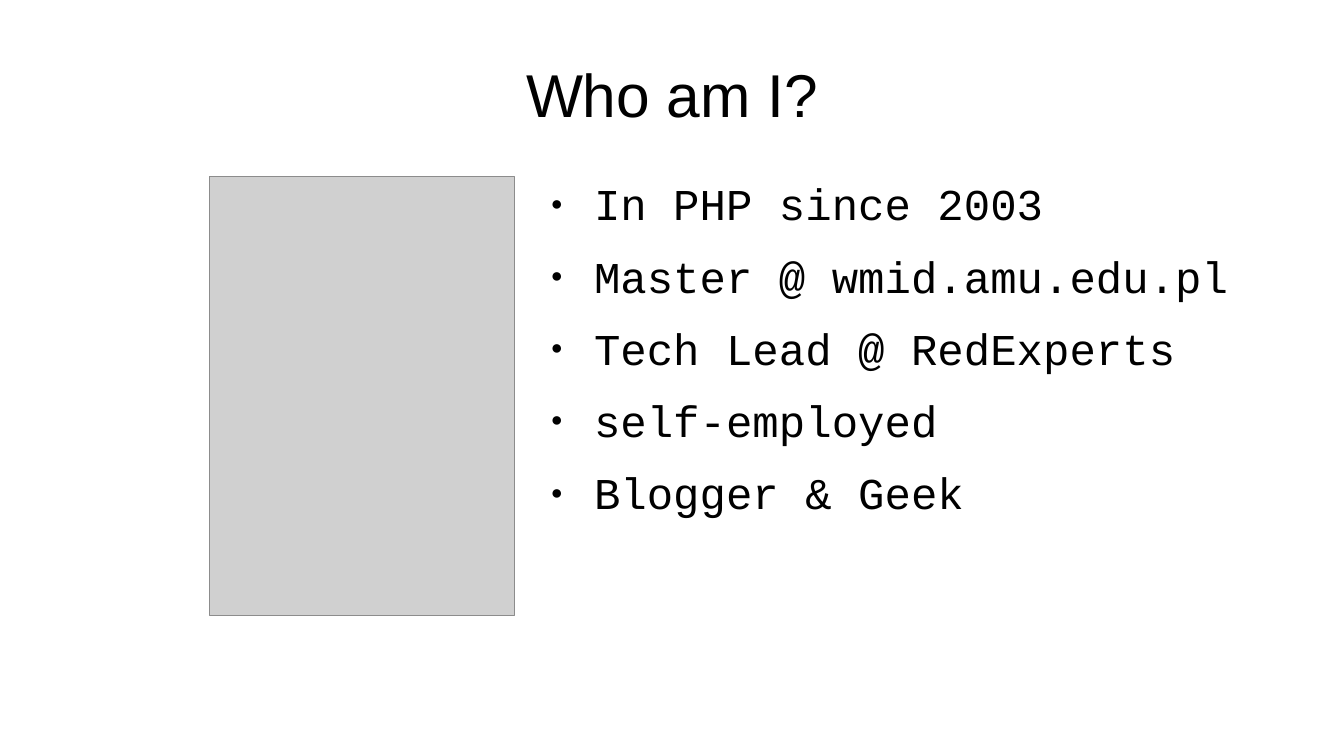
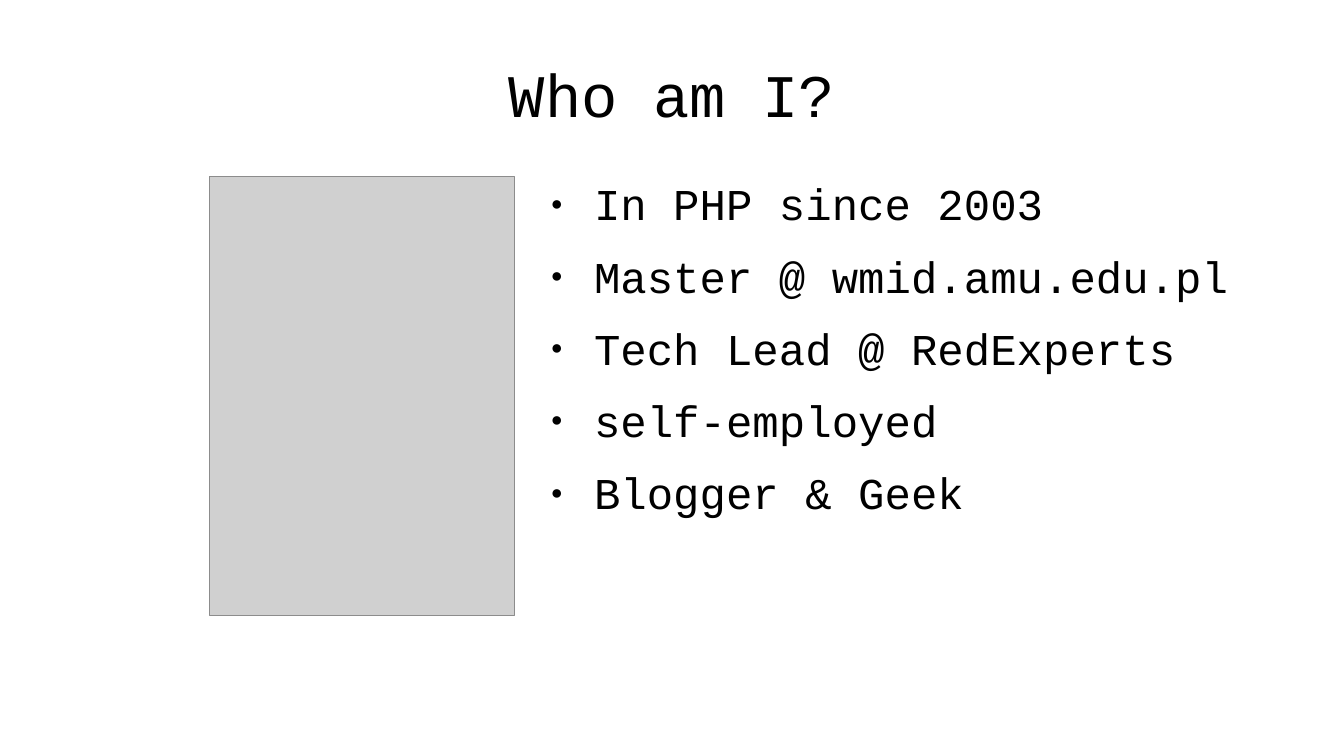
Before and after one commit to emgiezet/meetphp-8, a slide deck: slide 2 of presentation/presentation.odp. Drawn at 1344x756 pixels with LibreOffice and Linux fonts; fonts in the diff are those of the drawing; grey boxes stand for pictures; background and template pictures are left out. Boxes give left, top, right and bottom in pixels: in the first picture for what was removed or moved away, otherwise in the second. Text is boxed around its words. In the diff, an @@ line names an element or a change of style, - is before the commit and + after.

```diff
--- a/presentation/presentation.odp
+++ b/presentation/presentation.odp
@@ title "Who am I?" at <box>509,73,834,118</box>: font Arial to Courier New @@
```
Also in this commit, not shown: 11 other slides changed, 8 slides added, 1 slide removed, 6 other files.
